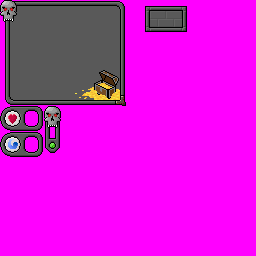
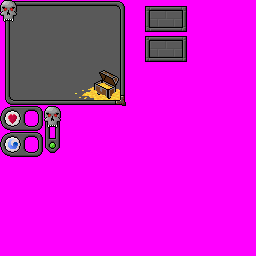
The second w=256, h=256 image is a revision of the first. Changes to its layers:
painted on "Layer 2" over (x1=145, y1=36, x2=187, y2=62)
